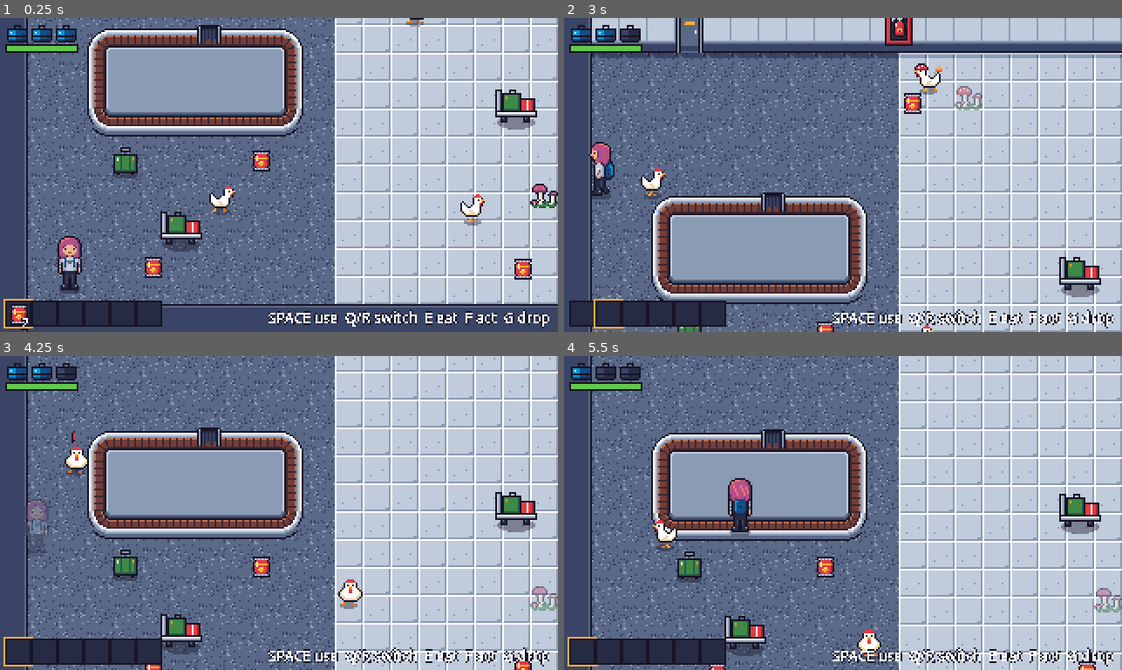
Above: before the commit, frames 1-4 (two rows, left to right).
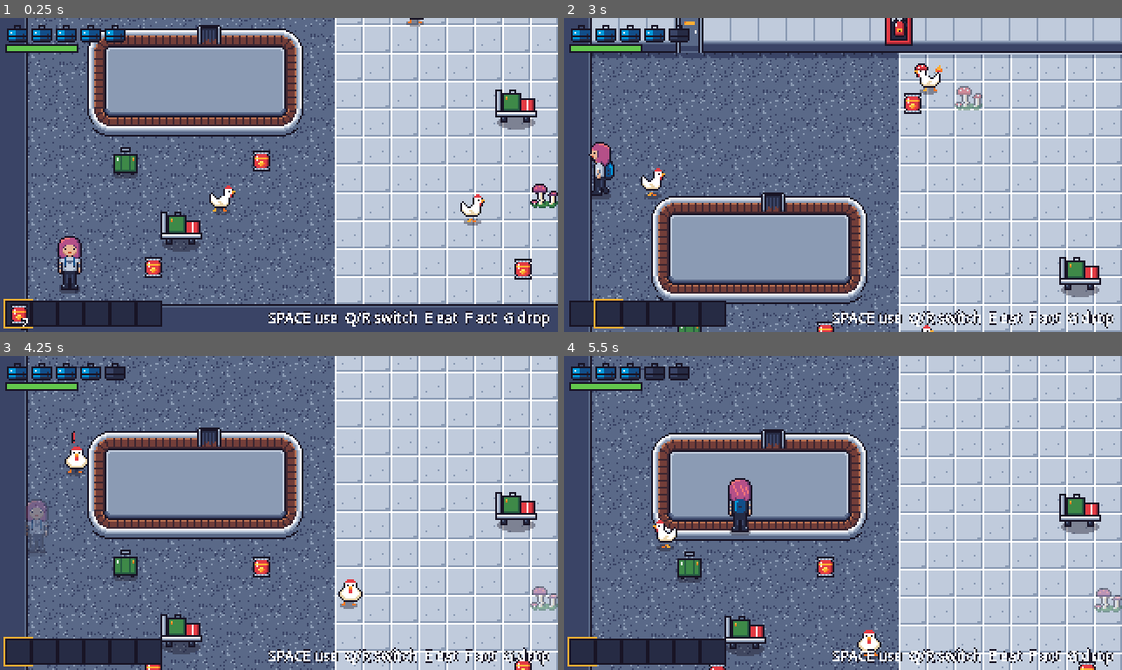
Above: after the commit, the same moments.

Repository: mvdmakesthings/PlanePoultryPanic
Game: Godot game, scene res://scenes/levels/prototype_room.tscn
Same seed, same stepped clock (60 frames per second), same inputs: the game is played once before the commit and once after it.
Inputs (mouse positions are in pixels of both pictures, inside the frame that each line leads up to):
- Up to frame 1 (0.25 s): no input
- Up to frame 2 (3 s): move the mouse to (815, 237) at 0.52 s; hold G (drop_item) 0.53-1.28 s; hold W (move_up) 0.53-2.03 s; click (815, 237) at 0.67 s; move the mouse to (1010, 222) at 1.27 s; tap E (eat_snack) at 1.35 s; move the mouse to (675, 127) at 2.02 s; hold F (interact) 2.03-2.78 s; hold A (move_left) from 2.03 s (still down); move the mouse to (870, 175) at 2.77 s; tap R (next_item) at 2.85 s; click (870, 175) at 2.92 s
- Up to frame 3 (4.25 s): move the mouse to (195, 434) at 3.52 s; release A (move_left) at 3.53 s; hold S (move_down) from 3.53 s (still down); hold Q (prev_item) from 3.53 s (still down)
- Up to frame 4 (5.5 s): move the mouse to (965, 497) at 4.27 s; release S (move_down) at 4.28 s; release Q (prev_item) at 4.28 s; hold D (move_right) 4.28-5.03 s; tap Shift (run) at 4.35 s; move the mouse to (731, 528) at 5.02 s; hold W (move_up) from 5.03 s (still down); hold Space (use_item) from 5.03 s (still down); click (731, 528) at 5.17 s

The runs differ from the first frame. In frame 1, 0.3% of the frame differs, in the area x 14-23%, y 2-8%; in frame 2, 0.4%; in frame 3, 0.4%; in frame 4, 0.5%, in the area x 5-23%, y 2-8%.

Commit message:
Give the player 5 suitcases of health instead of 3
The HUD draws one luggage icon per suitcase, so it shows five now.
Updates the design doc and README to match.

Diff:
--- a/game/scripts/characters/player.gd
+++ b/game/scripts/characters/player.gd
@@ -33,7 +33,7 @@
 ## Walking speed while carrying a suitcase; running isn't possible then.
 @export var carry_speed := 75.0
 ## Health in suitcases, as shown on the HUD.
-@export var suitcases := 3
+@export var suitcases := 5
 @export var max_stamina := 100.0
 ## Stamina spent per second while running.
 @export var stamina_drain := 40.0
Not shown, changed: README.md
Not shown, changed: docs/game-design-document.md
